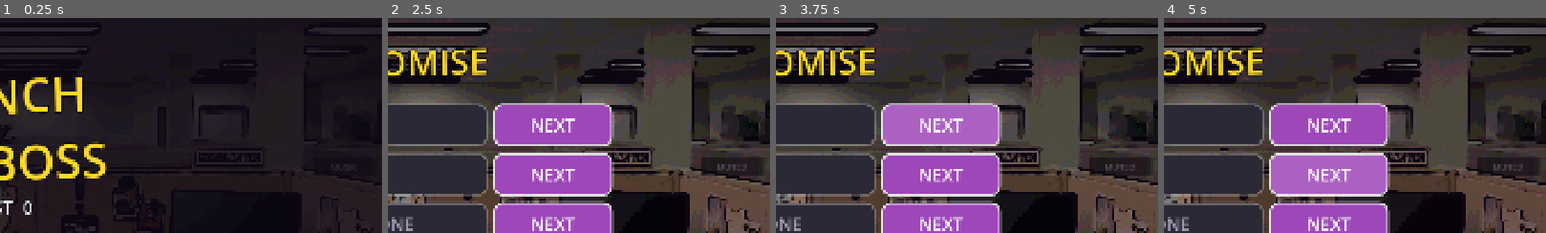
Above: before the commit, frames 1-4 (left to right).
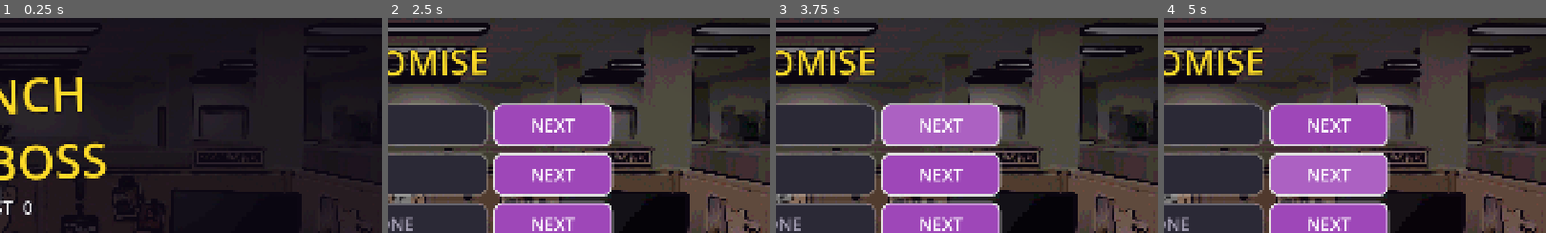
Above: after the commit, the same moments.

Repository: StaraxcreamTM/punch-my-boss-jun-14-2026
Game: Godot game, scene res://scenes/main.tscn
The game is run twice, just before and just after one commit, with the same random seed, the same clock (stepped at 60 frames per second) and the same inputs.
Inputs (mouse positions are % of the whole screen's width and height, from its top left):
- Up to frame 1 (0.25 s): no input
- Up to frame 2 (2.5 s): click (95, 35) at 0.5 s, where only the run before the commit has a clickable "MUSIC"; click (95, 35) at 1.25 s, where only the run before the commit has a clickable "MUTED"; tap Enter at 2 s; move the mouse to (72, 45) at 2.02 s; hold Right from 2.03 s (still down); tap M at 2.1 s; click (72, 45) at 2.17 s; tap Space at 2.27 s
- Up to frame 3 (3.75 s): release Right at 2.75 s; click "NEXT" at 2.75 s; click "NEXT" at 3.5 s
- Up to frame 4 (5 s): click "NEXT" at 4.25 s
The pictures show only the part of the screen within x 50-100%, y 0-50%; the shares and areas given below are measured in that part.

The runs differ from the first frame. In frame 2, 0.8% of the frame differs, in the area x 82-98%, y 64-74%; in frame 3, 0.8%; in frame 4, 0.8%.

Commit message:
v0.35: data-driven per-level backgrounds + pause button
Backgrounds are now pluggable, per the user's architecture request. Previously
_apply_level_scene() hardcoded "if the gimmick is moon, use the sky". Now a
LEVELS entry carries its own backdrop:

  "bg": "res://assets/scenes/<file>.png"   # omit for the default office
  "bg_toon": false                          # posterise/ink shader; default off
  "bg_fit": <TextureRect.stretch_mode>      # optional

Dropping in new scene art is content, not code. Added a shared assets/scenes/
folder with a README documenting the keys and the art constraints (1920x1080,
90px overscan on every side for screen shake). A missing file falls back to the
office WITH A WARNING rather than a black screen, so a bad path can't break a
level. The moon's sky moved out of code into its level entry as the first user
of the system, and out of assets/boss2/scenes/ into the shared folder.

Pause: the in-game MUSIC button became || PAUSE, since music moved to Options
and a touch player otherwise had no way out of a fight. It returns to the main
menu - fight progress is abandoned, the level stays unlocked. Verified by
firing it mid-fight in the demo rather than trusting the signal connection.

Co-Authored-By: Claude Opus 4.8 (1M context) <noreply@anthropic.com>

Diff:
--- a/game/scripts/main.gd
+++ b/game/scripts/main.gd
@@ -217,6 +217,7 @@
 	{"name": "Company Car", "hp": 280.0, "pace": 1.2, "dmg": 0.0, "gimmick": "car",
 	 "line": "I got the company car. You got the company newsletter."},
 	{"name": "Moonshot", "hp": 320.0, "pace": 1.2, "dmg": 0.0, "gimmick": "moon",
+	 "bg": "res://assets/scenes/sky.png", "bg_toon": false,
 	 "line": "They said reach for the stars. I meant it as a metaphor. STOP—"},
 ]
 
@@ -323,7 +324,7 @@
 
 	# Music toggle, top-right. Also on the M key.
 	_music_btn = Button.new()
-	_music_btn.text = "MUSIC" if music_on else "MUTED"
+	_music_btn.text = "|| PAUSE"
 	_music_btn.focus_mode = Control.FOCUS_NONE
 	_music_btn.add_theme_font_size_override("font_size", 22)
 	_music_btn.anchor_left = 1.0
@@ -335,7 +336,7 @@
 	_music_btn.offset_top = 350.0
 	_music_btn.offset_bottom = 398.0
 	_music_btn.z_index = 60
-	_music_btn.pressed.connect(toggle_music)
+	_music_btn.pressed.connect(_on_pause)
 	safe.add_child(_music_btn)
 
 	# Overscan bg + tint so screen-shake never reveals a screen edge.
@@ -493,7 +494,7 @@
 	_say(String(_level_cfg().get("line", OPENERS[randi() % OPENERS.size()])))
 	_hud_nodes = [
 		$Safe/RageLabel, $Safe/RageTrack, $Safe/KoLabel, $Safe/KoTrack,
-		$Safe/Hint, counter, ptrack, plabel, _combo_label,
+		$Safe/Hint, counter, ptrack, plabel, _combo_label, _music_btn,
 	]
 	for b in _buttons.values():
 		_hud_nodes.append(b)
@@ -1671,6 +1672,11 @@
 		_demo_tour()
 		return
 	_demo_step += 1
+	# Exercise PAUSE once mid-fight so the filmstrip proves it returns to the
+	# menu, rather than trusting the signal connection.
+	if _demo_step == 16 and phase == Phase.FIGHT:
+		_on_pause()
+		return
 	# Gimmick levels need their own scripted play.
 	match _gimmick():
 		"throw":
@@ -1797,6 +1803,14 @@
 	if music_on:
 		_music_player.play()
 
+# Leave a fight and go back to the menu. Progress in the fight is abandoned;
+# the level itself stays unlocked.
+func _on_pause() -> void:
+	if phase != Phase.FIGHT:
+		return
+	set_pose("")
+	open_menu(Phase.MENU)
+
 func toggle_music() -> void:
 	_music_started = true
 	music_on = not music_on
@@ -1805,9 +1819,6 @@
 			_music_player.play()
 		else:
 			_music_player.stop()
-	if _music_btn != null:
-		_music_btn.text = "MUSIC" if music_on else "MUTED"
-		_music_btn.modulate = Color(1, 1, 1) if music_on else Color(0.6, 0.6, 0.66)
 	_save_prefs()
 
 # --- save data --------------------------------------------------------------
@@ -2169,21 +2180,42 @@
 # the launch reads as "he jumped" rather than "he left the building".
 var _office_tex: Texture2D
 var _office_mat: Material
-
+var _office_fit: int = 0
+
+# Per-level backdrop, driven entirely by the LEVELS entry.
+#
+# Dropping in new scene art is CONTENT, not code: put the image under
+# assets/scenes/ and add "bg" to the level. Two optional keys go with it:
+#
+#   "bg"      path to the image. Omit for the default office.
+#   "bg_toon" run the posterise/ink shader over it. Defaults to TRUE for the
+#             photographic office and FALSE for flat/painted art, because that
+#             pass is tuned for photos and muddies flat colour.
+#   "bg_fit"  stretch mode override, if a piece of art needs a different fit.
+#
+# A missing file falls back to the office with a warning rather than showing a
+# blank screen, so a typo in a path can never black out the level.
 func _apply_level_scene() -> void:
 	if _office_tex == null:
 		_office_tex = office.texture
 		_office_mat = office.material
-	if _gimmick() == "moon":
-		var sky := "res://assets/boss2/scenes/sky.png"
-		if ResourceLoader.exists(sky):
-			office.texture = load(sky)
-			# The toon posterise/ink pass is tuned for the photo background and
-			# muddies flat art, so drop it for the painted sky.
-			office.material = null
-	else:
+		_office_fit = office.stretch_mode
+	var cfg := _level_cfg()
+	var path := String(cfg.get("bg", ""))
+	if path == "":
 		office.texture = _office_tex
 		office.material = _office_mat
+		office.stretch_mode = _office_fit
+		return
+	if not ResourceLoader.exists(path):
+		push_warning("level %d: background not found, using the office: %s" % [level, path])
+		office.texture = _office_tex
+		office.material = _office_mat
+		office.stretch_mode = _office_fit
+		return
+	office.texture = load(path)
+	office.material = _office_mat if bool(cfg.get("bg_toon", false)) else null
+	office.stretch_mode = int(cfg.get("bg_fit", _office_fit))
 
 func _start_gimmick() -> void:
 	set_pose("")
Renamed: game/assets/boss2/scenes/sky.png -> game/assets/scenes/sky.png
Not shown, changed: game/assets/scenes/sky.png.import
Not shown, added: game/assets/scenes/README.md
